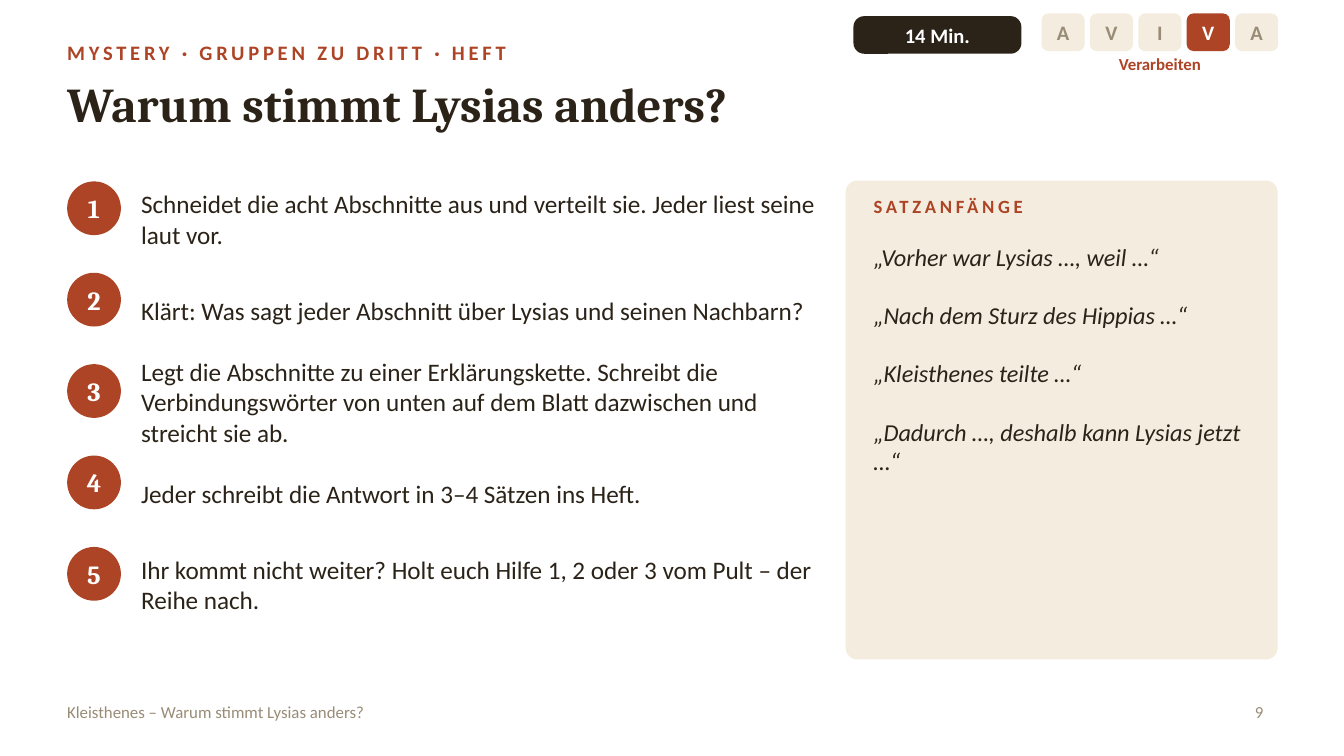
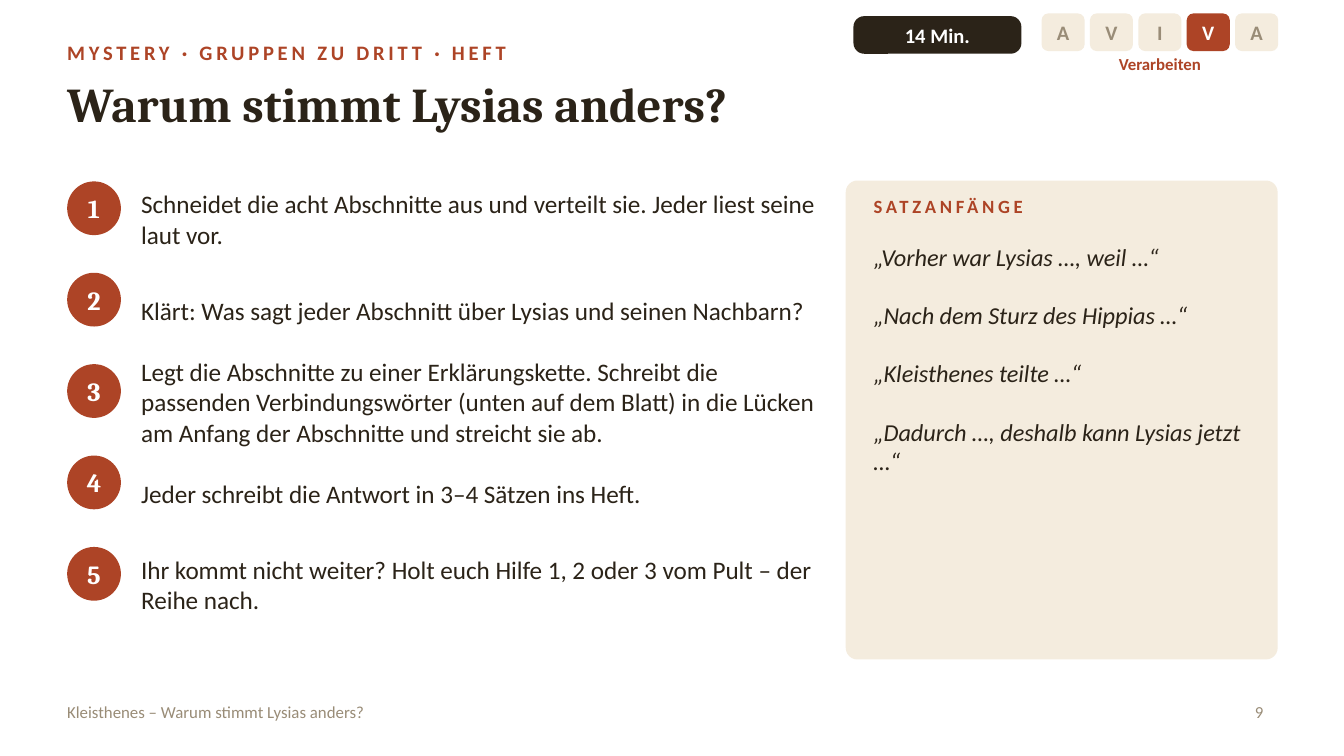
Before and after one commit to golzkonstantin-gif/Schule, a slide deck: slide 9 of Geschichte_11/Stunde_Kleisthenes/Folien_Kleisthenes.pptx. Drawn at 1344x756 pixels with LibreOffice and Linux fonts; fonts in the diff are those of the drawing. Boxes give left, top, right and bottom in pixels: in the first picture for what was removed or moved away, otherwise in the second. Text is boxed around its words. In the diff, an @@ line names an element or a change of style, - is before the commit and + after.

```diff
--- a/Geschichte_11/Stunde_Kleisthenes/Folien_Kleisthenes.pptx
+++ b/Geschichte_11/Stunde_Kleisthenes/Folien_Kleisthenes.pptx
@@ text at bbox=[141, 363, 814, 447]: text changed @@
-Legt die Abschnitte zu einer Erklärungskette. Schreibt die Verbindungswörter von unten auf dem Blatt dazwischen und streicht sie ab.
+Legt die Abschnitte zu einer Erklärungskette. Schreibt die passenden Verbindungswörter (unten auf dem Blatt) in die Lücken am Anfang der Abschnitte und streicht sie ab.
```
Also in this commit, not shown: 2 other slides changed, 11 other files.
